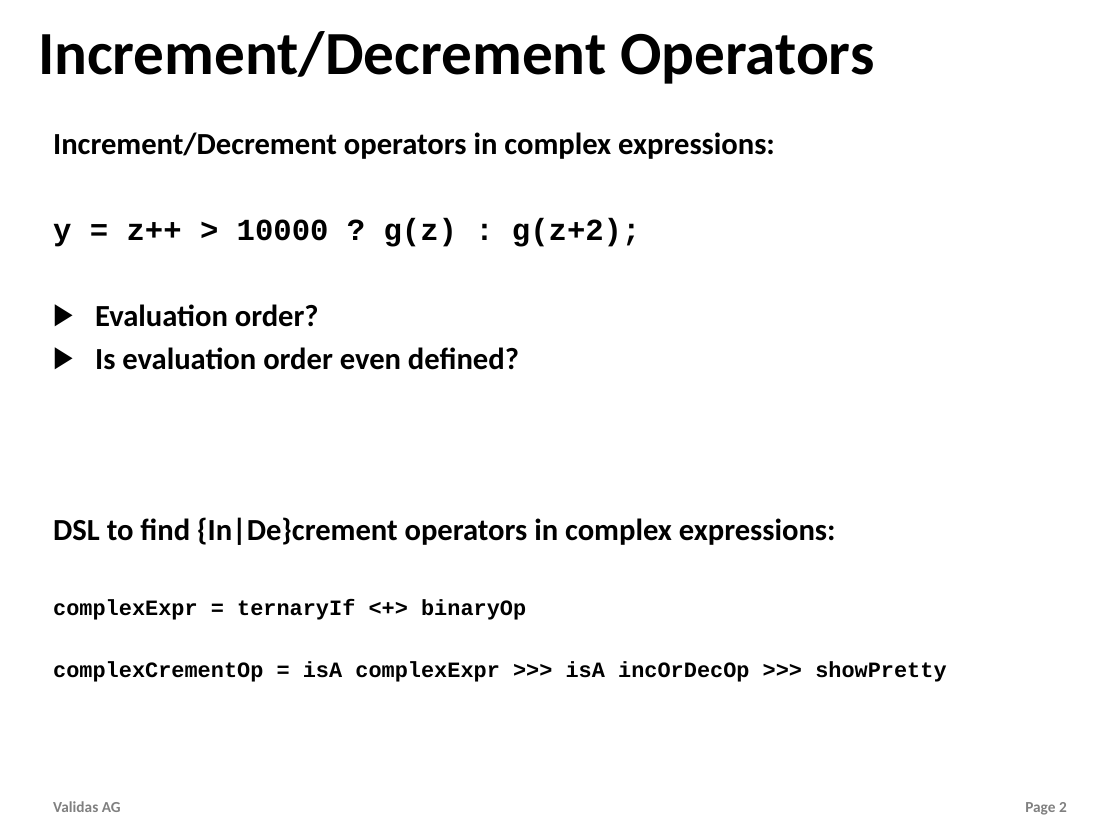
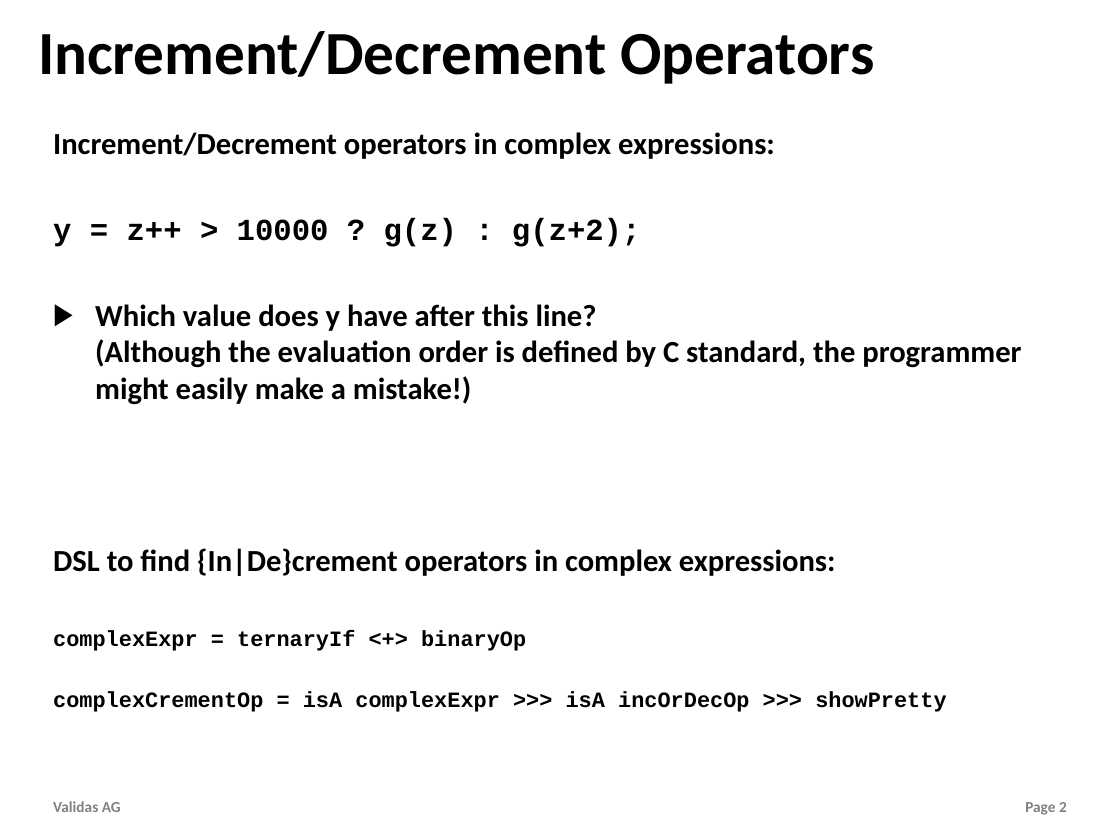
Before and after one commit to theoremprover/tvg, a slide deck: slide 2 of prevent/ErrorPronePatterns.pptx. Drawn at 1120x840 pixels with LibreOffice and Linux fonts; fonts in the diff are those of the drawing; background and template pictures are left out. Boxes give left, top, right and bottom in pixels: in the first picture for what was removed or moved away, otherwise in the second. Text is boxed around its words. In the diff, an @@ line names an element or a change of style, - is before the commit and + after.

Commit message:
vbc

```diff
--- a/prevent/ErrorPronePatterns.pptx
+++ b/prevent/ErrorPronePatterns.pptx
@@ text at <box>95,304,1021,405</box>: text changed @@
-▶ Evaluation order?
-▶ Is evaluation order even defined?
+▶ Which value does y have after this line?
+  (Although the evaluation order is defined by C standard, the programmer might easily make a mistake!)
```
Also in this commit, not shown: 1 other slide changed.
